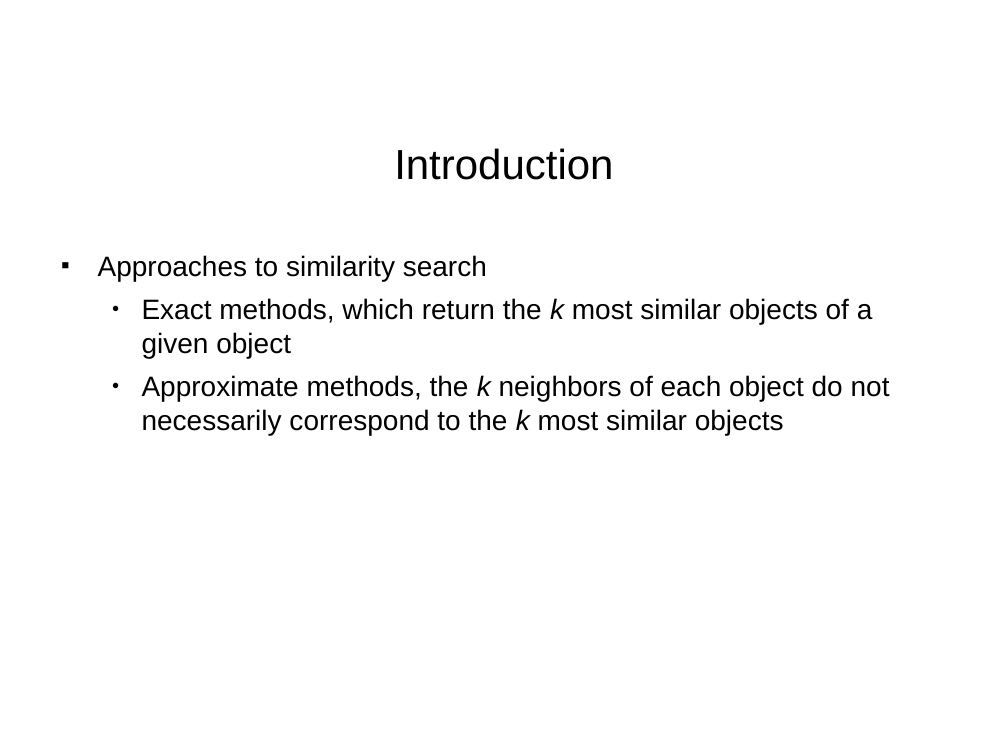
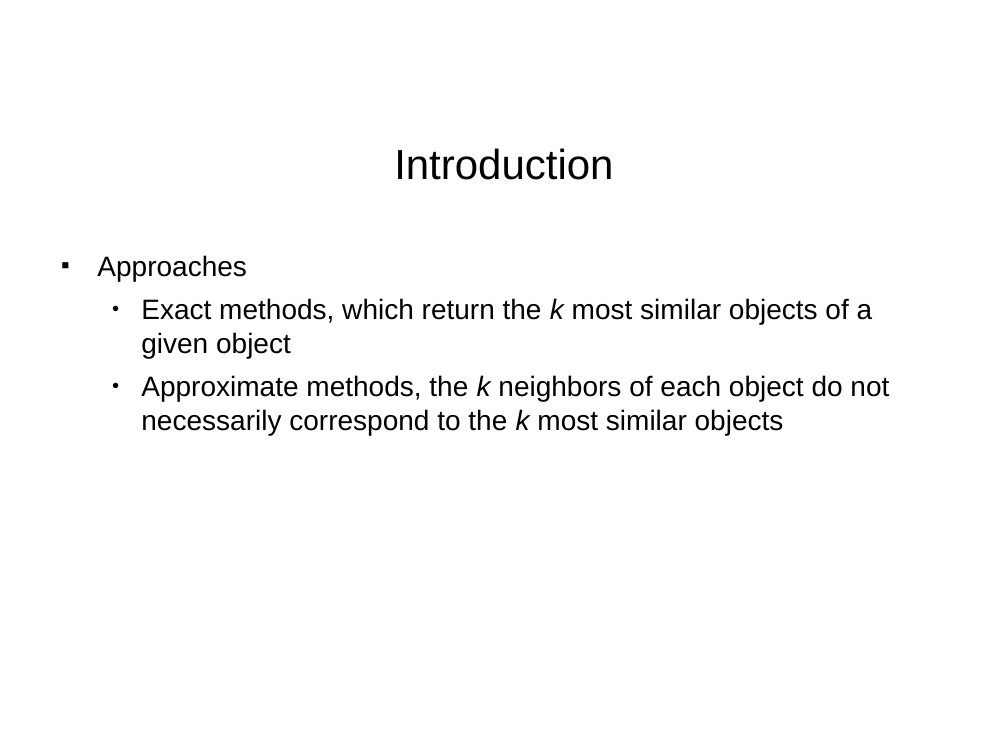
Before and after one commit to paulohq/apresentacao-L2KNNG, a slide deck: slide 5 of apresentacao-L2KNNG.ppt. Drawn at 1008x756 pixels with LibreOffice and Linux fonts; fonts in the diff are those of the drawing; background and template pictures are left out. Boxes give left, top, right and bottom in pixels: in the first picture for what was removed or moved away, otherwise in the second. Text is boxed around its words. In the diff, an @@ line names an element or a change of style, - is before the commit and + after.

```diff
--- a/apresentacao-L2KNNG.ppt
+++ b/apresentacao-L2KNNG.ppt
@@ text at [97,255,247,281]: text changed @@
-■ Approaches to similarity search
+■ Approaches
```
Also in this commit, not shown: 14 other slides changed, 1 slide added, 1 slide removed, 2 other files.
